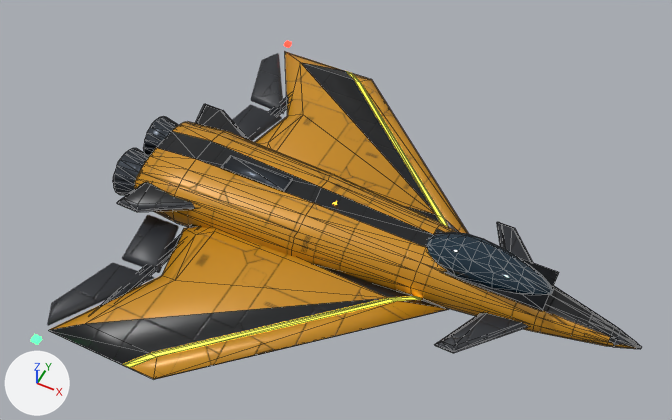
The glTF model assets/ships/parts/wholeships/hornet_production_v1_lod2.glb as it was, and as the next commit left it.
Before and after are seen from a 50 mm lens placed at (3.95, -9.88, 12.89), pointed at (-1.0, 0.02, 0.52). Arrows for +X, +Y and +Z are at lower left; the lights stay in place. The first picture is the older version. Mesh edges are drawn as thin lines on the coarser meshes. Objects named as collision shapes, trigger or cutter boxes, shadow casters or lower levels of detail are left out. Where no turn or scale is listed for an object, it has been applied to the vertices.

Before the edit, the objects in view are built like this:
```python
ob_lod0_armor = bpy.data.objects.new('LOD0_Armor', me_lod0_armor_002)
ob_lod0_armor.location = (0.0, 0.0, 0.0)
ob_lod0_lights_cyan_jacket = bpy.data.objects.new('LOD0_Lights_Cyan_jacket', me_lod0_lights_cyan_jacket_002)
ob_lod0_lights_cyan_jacket.location = (0.0, 0.0, 0.0)
ob_lod0_motion_hornet_flap_p_hook_armor_flap_armor = bpy.data.objects.new('LOD0_MOTION_HORNET_FLAP_P_HOOK_ARMOR_FLAP_Armor', me_lod0_motion_hornet_flap_p_hook_armor_flap_armor_002)
ob_lod0_motion_hornet_flap_p_hook_armor_flap_armor.location = (0.0, 0.0, 0.0)
# also in view: 'LOD0_Livery' at (-0.07, 0.0, 0.33); 'LOD0_Hull' at (-0.08, 0.0, 0.24); 'LOD0_MOTION_HORNET_FLAP_P_Armor' at (-3.82, 1.73, -0.02); 'LOD0_MOTION_HORNET_FLAP_S_Armor' at (-3.98, -2.59, -0.02); 'LOD0_MechanicalDark' at (-0.34, 0.0, 0.08)
```
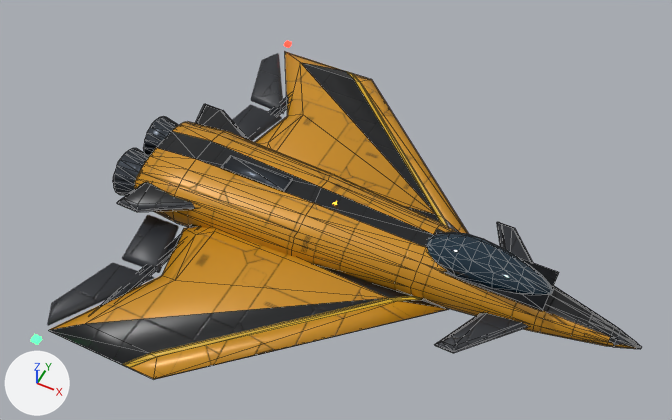
The edits, one by one:
In material 'Material_Emissive_Cyan_jacket' (mat_material_emissive_cyan_jacket), emission_color goes from (1.0, 0.604, 0.0273) (yellow #ffcc2e) to (0.121, 0.0732, 0.00331) (brown #624c0b).

What differs and where, as boxes (x1, y1, x2, y2) in the pictures (672 x 420 px):
'LOD0_Lights_Cyan_jacket', recoloured: (122, 71, 448, 368) in both
